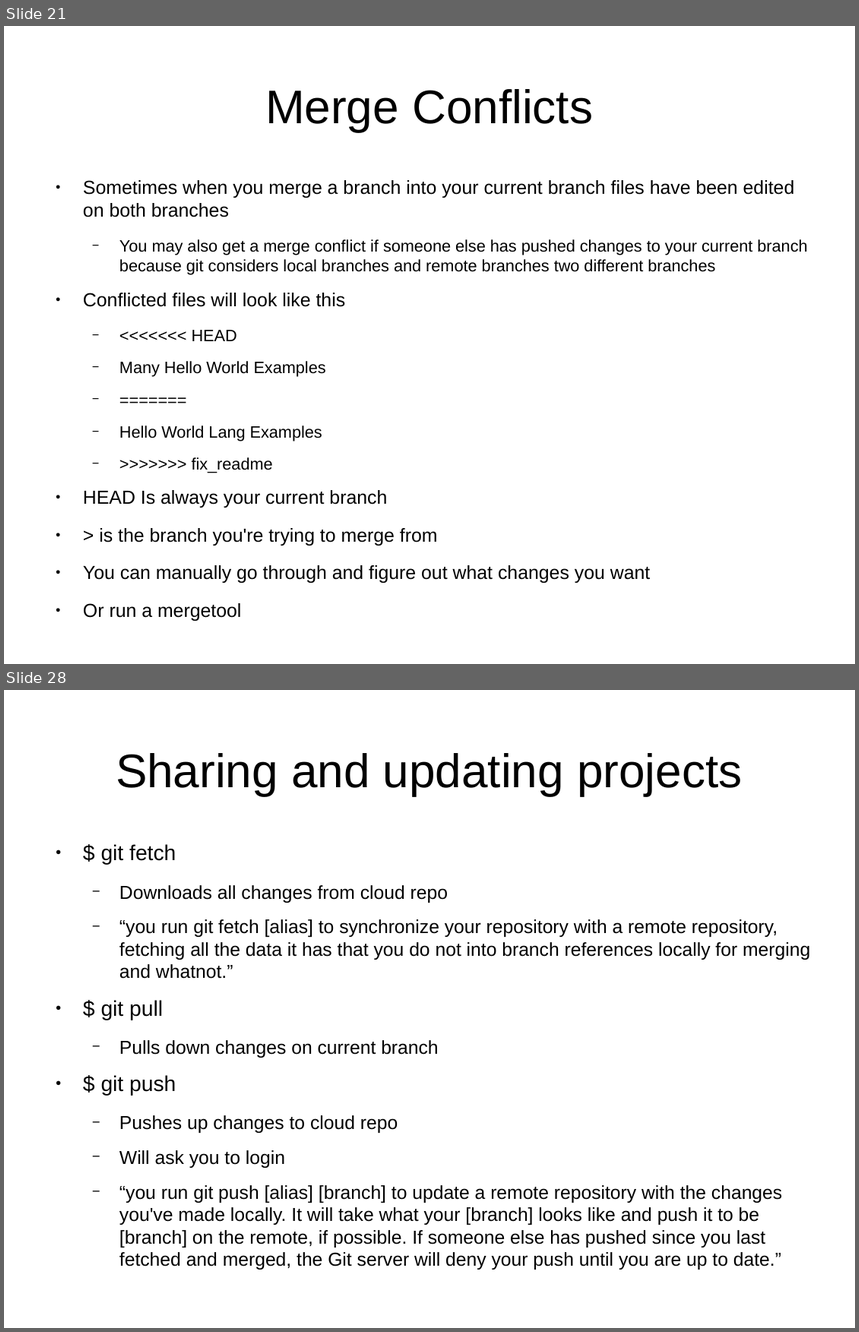
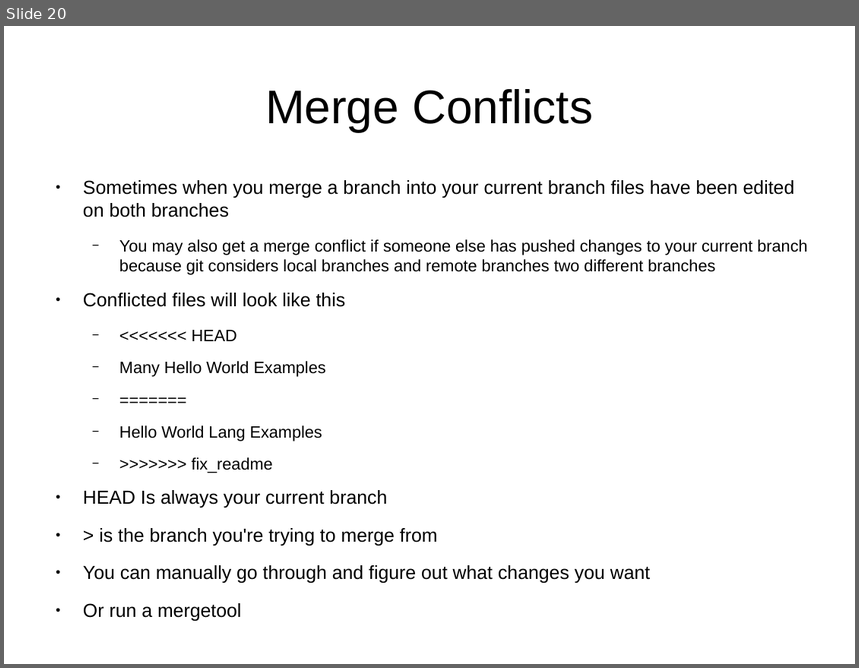
Before and after one commit to UMKCRobotics/Chris-Git-Presentation, a slide deck: presentation.odp. Shown one above the other, each under a label of ours: slides 21 and 28 before the commit, slide 20 after it; the slides between them are not shown. The pictures are 859x1332 and 859x668 pixels, drawn with LibreOffice and Linux fonts; fonts in the diff are those of the drawing. Boxes give left, top, right and bottom in pixels: in the first picture for what was removed or moved away, otherwise in the second. Text is boxed around its words. In the diff, an @@ line names an element or a change of style, - is before the commit and + after.

```diff
--- a/presentation.odp
+++ b/presentation.odp
@@ slide 28 removed at (x1=4, y1=690, x2=855, y2=1328), background #FFFFFF @@
@@ title removed at (x1=116, y1=753, x2=742, y2=796) @@
-Sharing and updating projects
@@ text removed at (x1=101, y1=844, x2=810, y2=1270) @@
-● $ git fetch
-  − Downloads all changes from cloud repo
-  − “you run git fetch [alias] to synchronize your repository with a remote repository, fetching all the data it has that you do not into branch references locally for merging and whatnot.”
-● $ git pull
-  − Pulls down changes on current branch
-● $ git push
-  − Pushes up changes to cloud repo
-  − Will ask you to login
-  − “you run git push [alias] [branch] to update a remote repository with the changes you've made locally. It will take what your [branch] looks like and push it to be [branch] on the remote, if possible. If someone else has pushed since you last fetched and merged, the Git server will deny your push until you are up to date.”
@@ what was slide 21 is now slide 20 @@
```
Also in this commit, not shown: 1 slide changed, 3 slides added, 9 other slides removed, 2 other files.
